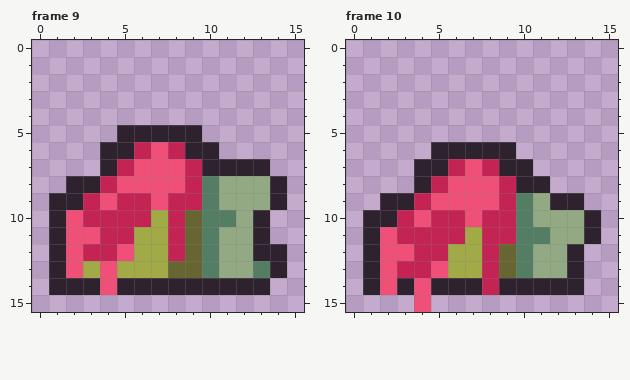
One commit to this pixel-art file: Assets/Enemies/Zombie/zombie.aseprite. Above: the version before the commit.
16x16 pixels, 10 frames. Shown: frame 9, frame 10.
The result:
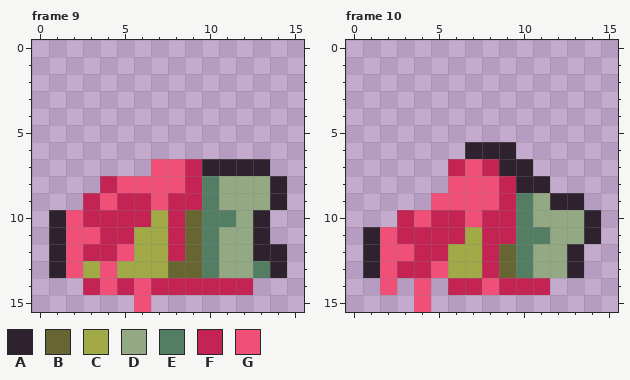
Palette (. is transparent): A #2e222f  B #676633  C #a2a947  D #92a984  E #547e64  F #c32454  G #f04f78
What changed:
--- frame 9
@@ x 0..15 @@
  4 ................
- 5 .....AAAAA......
- 6 ....AAFGFAA.....
- 7 ....AFGGGFAAAA..
- 8 ..AAFGGGGFEDDDA.
- 9 .AAFGFFGFFEDDDA.
+ 5 ................
+ 6 ................
+ 7 .......GGFAAAA..
+ 8 ....FGGGGFEDDDA.
+ 9 ...FGFFGFFEDDDA.
 10 .AGFFFFCFBEEDA..
@@ x 0..15 @@
 13 .AGCGCCCBBEDDEA.
-14 .AAAGAAAAAAAAA..
-15 ................
+14 ...FGFGFFFFFF...
+15 ......G.........
--- frame 10
@@ x 0..8 @@
  5 .........
- 6 .....AAAA
- 7 ....AAFGF
- 8 ....AFGGG
- 9 ..AAFGGGG
-10 .AAFGFFGF
+ 6 .......AA
+ 7 ......FGF
+ 8 ......GGG
+ 9 .....GGGG
+10 ...FGFFGF
 11 .AGFFFFCF
@@ x 0..15 @@
 13 .AGFFGCCFBEDDA..
-14 .AGAGAAAFAAAAA..
+14 ..G.G.FFGFFF....
 15 ....G...........
Boxes around the changes in both pictures, in picture pixels (x1, y1, x2, y2):
changed: (49, 125, 270, 312)
changed: (363, 142, 584, 295)
